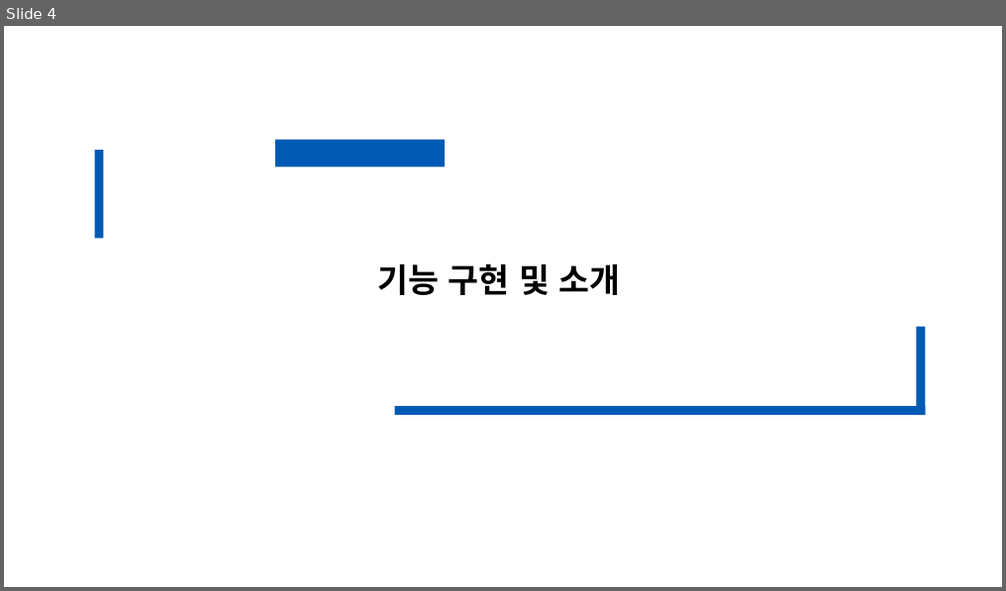
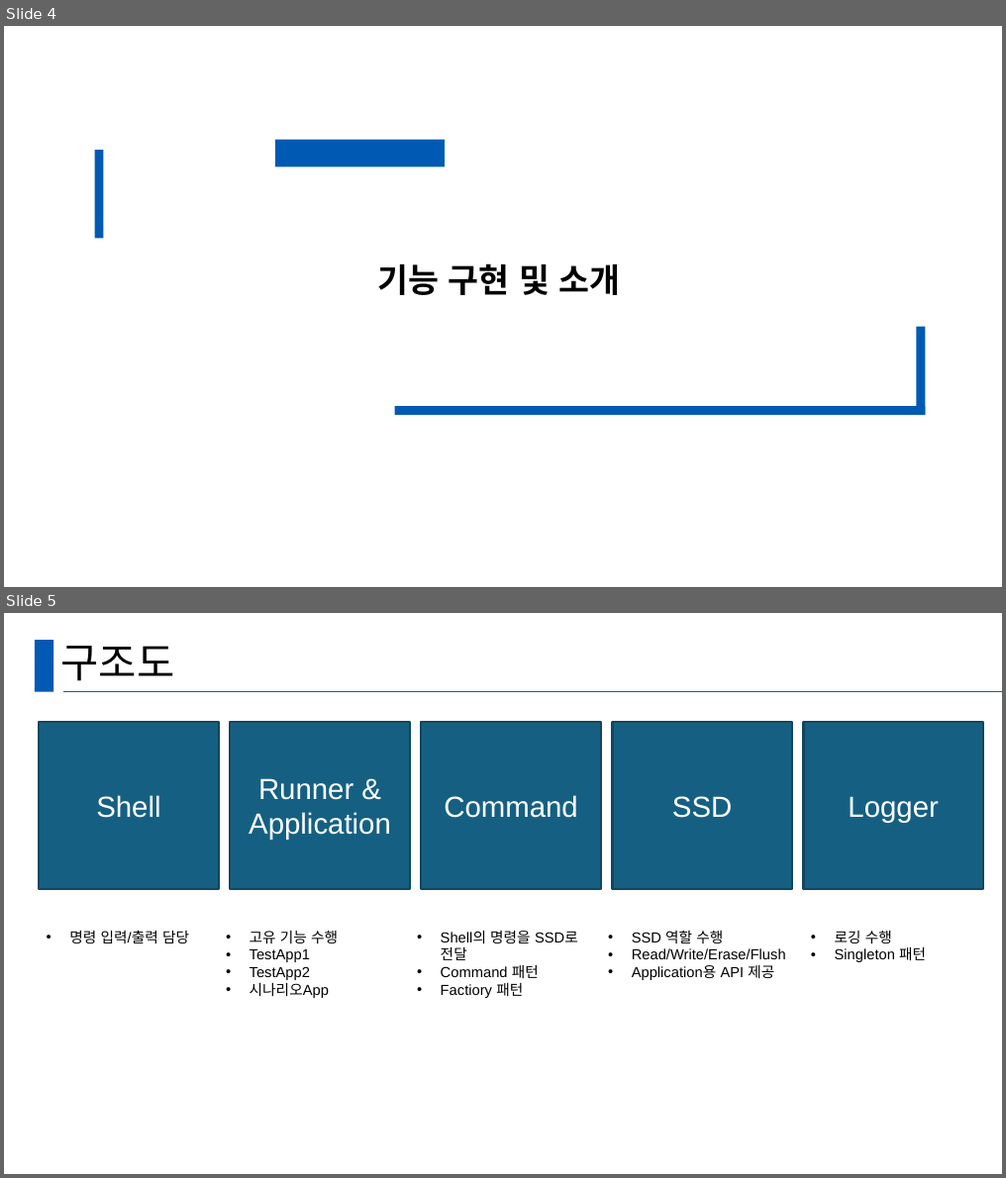
Before and after one commit to seungjun611/CRA_TeamProject_SSD, a slide deck: TeamProjectPPT.pptx. Shown one above the other, each under a label of ours: slide 4 before the commit, slides 4 and 5 after it. The pictures are 1006x591 and 1006x1178 pixels, drawn with LibreOffice and Linux fonts; fonts in the diff are those of the drawing. Boxes give left, top, right and bottom in pixels: in the first picture for what was removed or moved away, otherwise in the second. Text is boxed around its words. In the diff, an @@ line names an element or a change of style, - is before the commit and + after.

```diff
--- a/TeamProjectPPT.pptx
+++ b/TeamProjectPPT.pptx
@@ slide 5 added at [4,613,1002,1174], background #FFFFFF @@
@@ rectangle added at [35,640,54,691], fill #005AB4 @@
@@ title added at [61,646,175,681], 39.6 pt, text #000000 @@
+구조도
@@ line added from (63, 691) to (1002, 691), #156082 1.5 pt @@
@@ rectangle added at [40,722,219,889], fill #156082, outline #104760 2 pt, 28 pt, text #FFFFFF @@
+Shell
@@ rectangle added at [230,722,410,889], fill #156082, outline #104760 2 pt, 28 pt, text #FFFFFF @@
+Runner &
+Application
@@ rectangle added at [421,722,601,889], fill #156082, outline #104760 2 pt, 28 pt, text #FFFFFF @@
+Command
@@ rectangle added at [613,722,792,889], fill #156082, outline #104760 2 pt, 28 pt, text #FFFFFF @@
+SSD
@@ rectangle added at [804,722,983,889], fill #156082, outline #104760 2 pt, 28 pt, text #FFFFFF @@
+Logger
@@ text added at [69,930,189,945], 14 pt, text #000000 @@
+• 명령 입력/출력 담당
@@ text added at [250,931,338,998], 14 pt, text #000000 @@
+• 고유 기능 수행
+• TestApp1
+• TestApp2
+• 시나리오App
@@ text added at [441,931,578,998], 14 pt, text #000000 @@
+• Shell의 명령을 SSD로 전달
+• Command 패턴
+• Factiory 패턴
@@ text added at [632,930,786,980], 14 pt, text #000000 @@
+• SSD 역할 수행
+• Read/Write/Erase/Flush
+• Application용 API 제공
@@ text added at [835,931,926,962], 14 pt, text #000000 @@
+• 로깅 수행
+• Singleton 패턴
```
Also in this commit, not shown: 13 other slides added, 3 slides removed.
